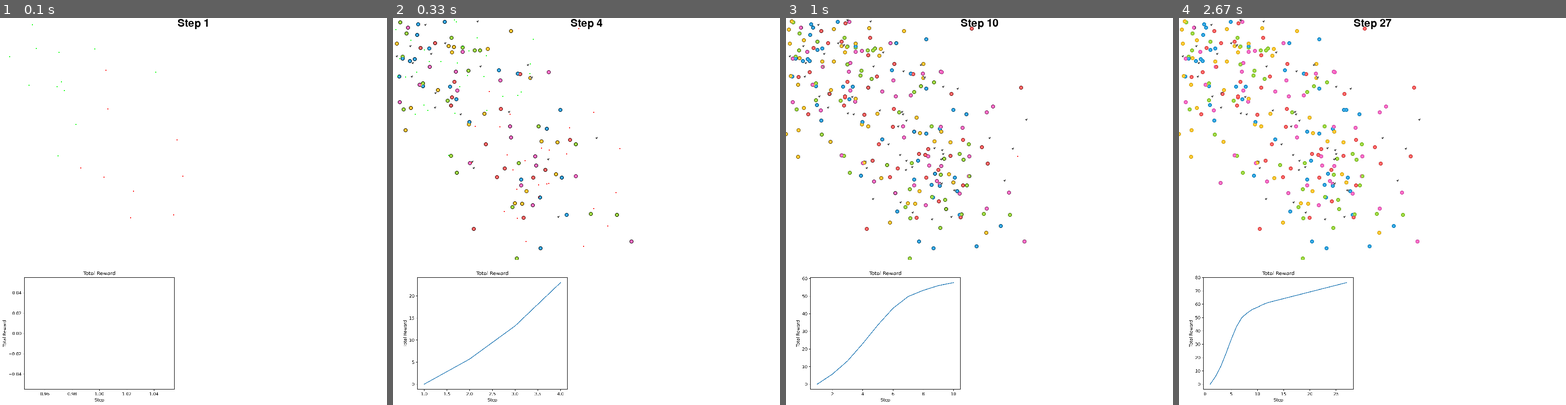
Above: before the commit, frames 1-4 (left to right).
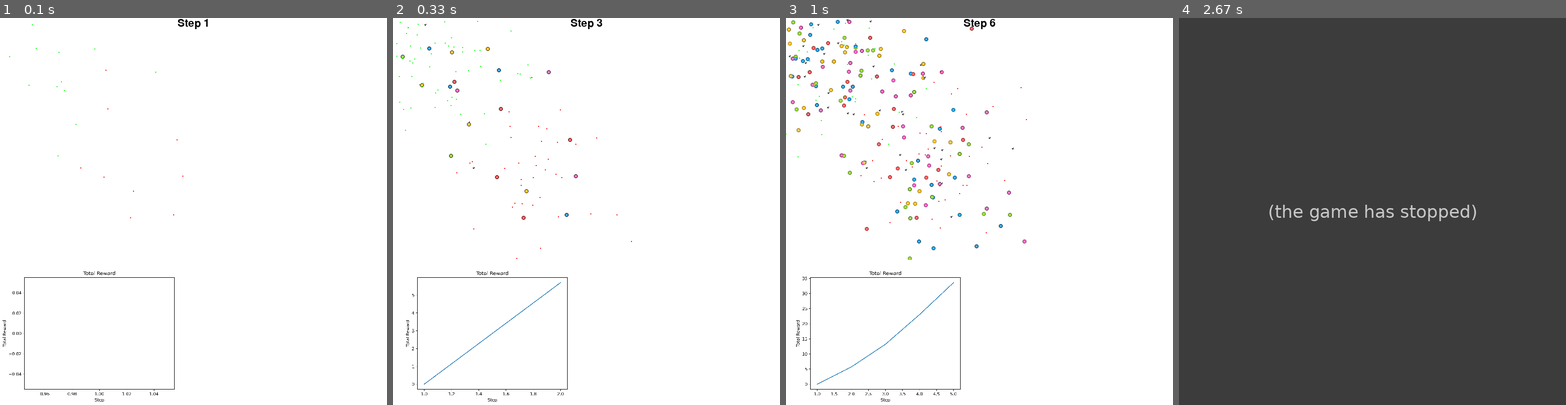
Above: after the commit, the same moments.

Repository: fccoelho/Dengue_Diagnostics
Game: pygame game, started from agents/agent_random.py
Same seed, same stepped clock (60 frames per second), same inputs: the game is played once before the commit and once after it.
Inputs:
- Up to frame 1 (0.1 s): no input
- Up to frame 2 (0.33 s): no input
- Up to frame 3 (1 s): no input
- Up to frame 4 (2.67 s): no input

Frame 1 is identical in both runs. In frame 2, 1.0% of the frame differs, in the area x 0-63%, y 0-98%; in frame 3, 1.2%; in frame 4, 100%, in the area x 0-100%, y 0-100%.
After the commit the program exited at 2.4 s; later frames show no game.

Commit message:
correct printing

Diff:
--- a/agents/agent_random.py
+++ b/agents/agent_random.py
@@ -1,5 +1,6 @@
 from dengue_envs.envs.dengue_diagnostics import DengueDiagnosticsEnv
 import numpy as np
+import pygame
 
 class AleatoryAgent:
 
@@ -39,14 +40,20 @@
                 action = (id, action)
                 actions.append(action)
             obs, reward, done, info = self.step(tuple(actions))
+            self.env.render()  # This is crucial for updating the window
+            pygame.event.pump()  # Keep Pygame events flowing (avoids freezing)
+
             rewards = self.env.get_individual_rewards_at_t(_)
+
             if done:
                 break
+            # Optionally, you can add a small delay to control the speed of the simulation
+            pygame.time.delay(10)  # Adjust this value as needed
 
 
 if __name__ == "__main__":
     # Create the environment
-    env = DengueDiagnosticsEnv(epilength=50, size=500, render_mode="human")
+    env = DengueDiagnosticsEnv(epilength=12, size=500, render_mode="human")
     # Create the agent
     agent = AleatoryAgent(env)
     # Run the simulation
